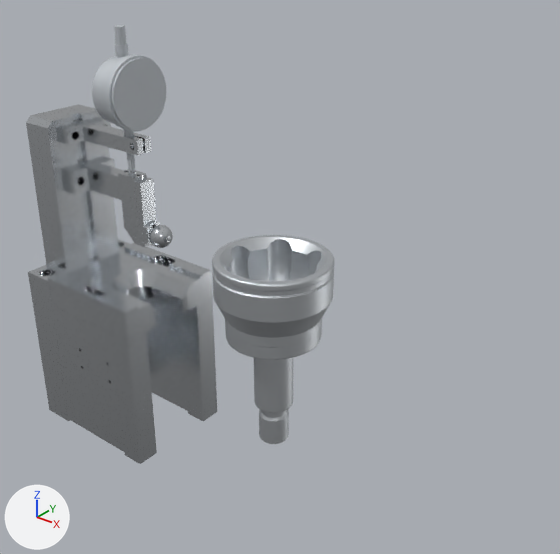
A saved change to the glTF model BJ_OUTERRACE/VC_/VC_.glb.
Before and after are seen from a 50 mm lens placed at (0.479, -0.397, 0.447), pointed at (0.146, 0.019, 0.189). The axes (+X, +Y, +Z) are drawn at lower left. The lights are the same throughout. The older version comes first. Where no turn or scale is listed for an object, it has been applied to the vertices.

The scene before the commit, as lines of its bpy script (objects in view):
```python
me_bj_100c = bpy.data.meshes.new('BJ_100C')
me_bj_100c.from_pydata(...)  # 3689 vertices, 7374 faces; spans x -0.041..0.048, y -0.043..0.046, z 0.055..0.214
me_bj_100c.materials.append(mat_opaque_255_255_255__002)  # light grey #d0d4d8
me_vc = bpy.data.meshes.new('VC_')
me_vc.from_pydata(...)  # 496 vertices, 988 faces; spans x -0.0015..0.0238, y -0.0273..0.0297, z 0.2681..0.3623
me_vc.materials.append(mat_opaque_255_255_255__001)  # light grey #d0d4d8
me_vc__007 = bpy.data.meshes.new('VC_.007')
me_vc__007.from_pydata(...)  # 268 vertices, 548 faces; spans x -0.0619..0.0231, y -0.0213..0.0237, z 0.2672..0.2792
me_vc__007.materials.append(mat_opaque_255_255_255)  # light grey #d0d4d8
ob_bj_100c = bpy.data.objects.new('BJ_100C', me_bj_100c)
ob_bj_100c.location = (0.15, 0.0, 0.0)
ob_vc = bpy.data.objects.new('VC_', me_vc)
ob_vc.location = (0.0, 0.0, 0.0)
ob_vc__007 = bpy.data.objects.new('VC_.007', me_vc__007)
ob_vc__007.location = (0.0, 0.0, 0.0)
# also in view: 'VC_.015' at (-0.073, 0.001, 0.063); 'VC_.008' at (-0.019, 0.001, 0.216); 'VC_.016' at (-0.008, -0.039, 0.063); 'VC_.003' at (-0.073, 0.001, 0.205); 'VC_.017' at (-0.008, 0.041, 0.063)
```
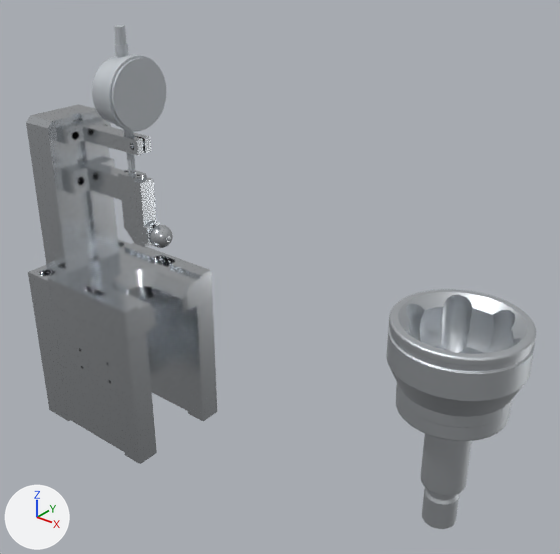
Patch to the scene script:
```diff
--- a/BJ_OUTERRACE/VC_/VC_.glb.py
+++ b/BJ_OUTERRACE/VC_/VC_.glb.py
@@ ob_bj_100c @@
 ob_bj_100c = bpy.data.objects.new('BJ_100C', me_bj_100c)
-ob_bj_100c.location = (0.15, 0.0, 0.0)
+ob_bj_100c.location = (0.3, 0.0, 0.0)
```

What differs and where, as boxes (x1, y1, x2, y2) in the pictures (560 x 554 px):
'BJ_100C', moved
    before: (212, 235, 334, 444)
    after: (386, 289, 536, 529)
